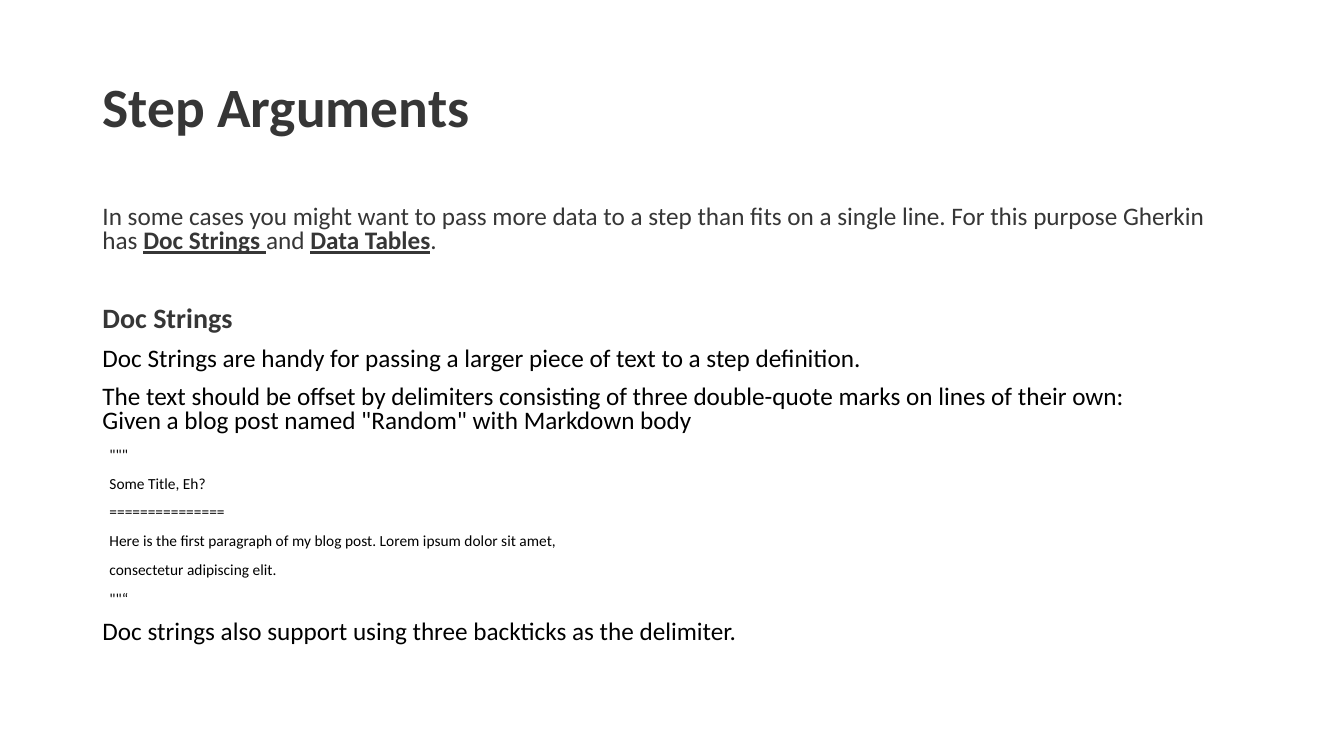
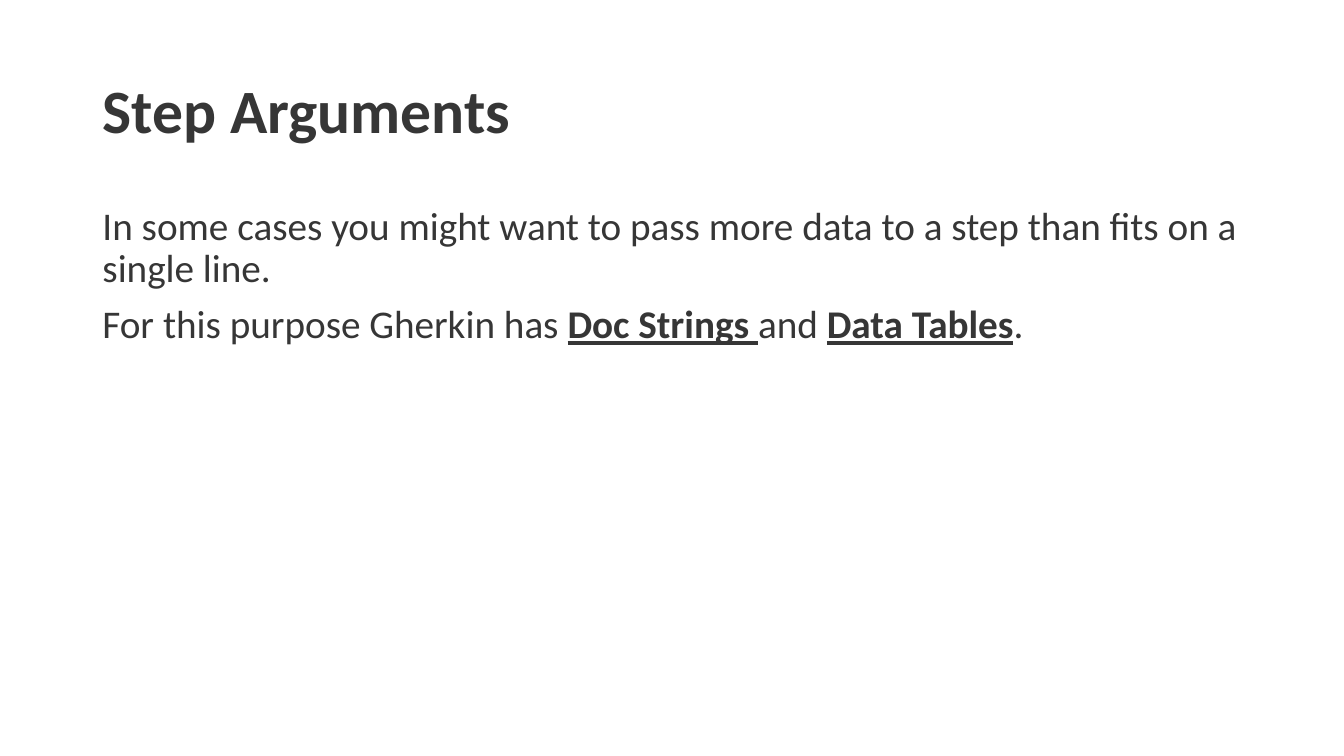
Before and after one commit to fmontazeri/Knowledeg, a slide deck: slide 8 of Gherkin.pptx. Drawn at 1344x756 pixels with LibreOffice and Linux fonts; fonts in the diff are those of the drawing. Boxes give left, top, right and bottom in pixels: in the first picture for what was removed or moved away, otherwise in the second. Text is boxed around its words. In the diff, an @@ line names an element or a change of style, - is before the commit and + after.

Commit message:
add step arguments

```diff
--- a/Gherkin.pptx
+++ b/Gherkin.pptx
@@ title "Step Arguments" at bbox=[102, 92, 510, 144]: size 39.6 to 44 pt @@
@@ text at bbox=[102, 212, 1237, 345]: text changed; size 18 to 28 pt; text colour #000000 to #363636 @@
-In some cases you might want to pass more data to a step than fits on a single line. For this purpose Gherkin has Doc Strings and Data Tables.
-Doc Strings
-Doc Strings are handy for passing a larger piece of text to a step definition.
-The text should be offset by delimiters consisting of three double-quote marks on lines of their own:
-Given a blog post named "Random" with Markdown body
-"""
-Some Title, Eh?
-===============
-Here is the first paragraph of my blog post. Lorem ipsum dolor sit amet,
-consectetur adipiscing elit.
-""“
-Doc strings also support using three backticks as the delimiter.
+In some cases you might want to pass more data to a step than fits on a single line.
+For this purpose Gherkin has Doc Strings and Data Tables.
```
Also in this commit, not shown: 3 other slides changed, 1 slide added.
